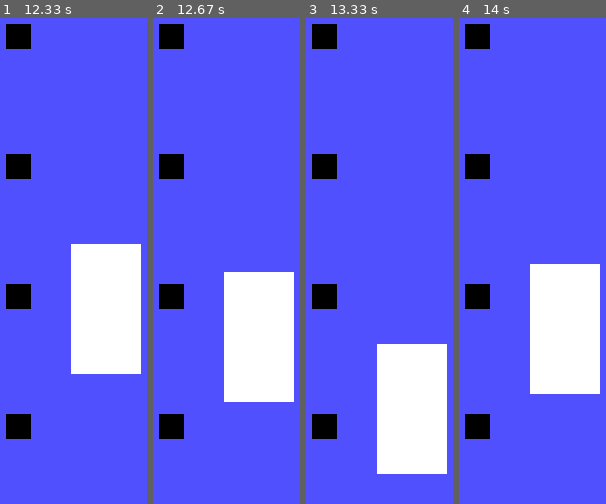
Above: before the commit, frames 1-4 (left to right).
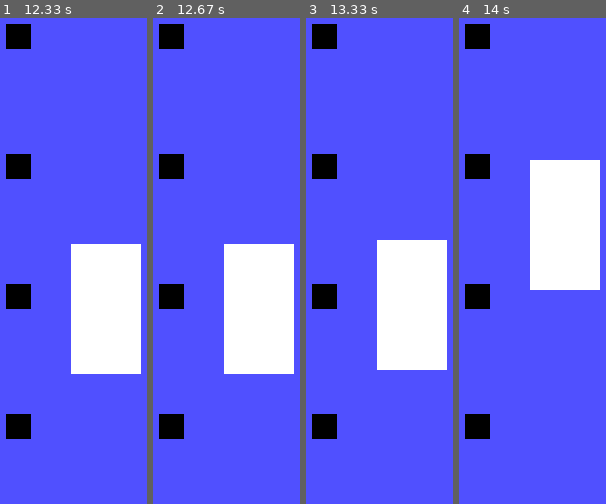
Above: after the commit, the same moments.

Repository: murilofcorso/elevador-pygame
Game: pygame game, started from tela.py
The game is run twice, just before and just after one commit, with the same random seed, the same clock (stepped at 60 frames per second) and the same inputs.
Inputs (mouse positions are in pixels of both pictures, inside the frame that each line leads up to):
- Up to frame 1 (12.33 s): click (17, 426) at 0.38 s; click (5, 295) at 3.55 s; click (17, 295) at 8.42 s
- Up to frame 2 (12.67 s): no input
- Up to frame 3 (13.33 s): click (323, 163) at 13.28 s
- Up to frame 4 (14 s): no input

Frame 1 is identical in both runs. In frame 2, 5.5% of the frame differs, in the area x 48-96%, y 46-80%; in frame 3, 20%, in the area x 48-96%, y 45-94%; in frame 4, 20%.

Commit message:
implementando cooldown de retorno para o térreo

Diff:
--- a/elevador.py
+++ b/elevador.py
@@ -20,6 +20,7 @@
         self.rect.bottomleft = (self.tela.get_width()/2 - self.largura/2, self.tela.get_height() - (self.andar_atual * self.altura))
         self.chamados = []
 
+        self.fechamento_tick = 0
         self.fechou = False
         self.abriu = False
 
@@ -81,16 +82,20 @@
 
     def cooldowns(self):
         self.tick_atual = pygame.time.get_ticks()
-        # cooldown
-        if self.fechou:
-            if self.tick_atual - self.fechamento_tick > 1200:
-                self.fechou = False
-                self.status = "parado"
-
+        # cooldown porta aberta
         if self.abriu:
             if self.tick_atual - self.abertura_tick > 1200:
                 self.abriu = False
                 self.status = "porta_fechando"
+        # cooldown porta fechada
+        if self.fechou:
+            if self.tick_atual - self.fechamento_tick > 1200:
+                self.status = "parado"
+                self.fechou = False
+        # cooldown parado longe do térreo
+        if (self.tick_atual - self.fechamento_tick > 10000) & (self.andar_atual != 0):
+            self.adicionar_chamado(0)
+
 
 
     def adicionar_chamado(self, andar):
@@ -105,7 +110,7 @@
             else:
                 return self.andar_atual
         else:
-            return 0
+            return self.andar_atual
 
 
     def update(self):
